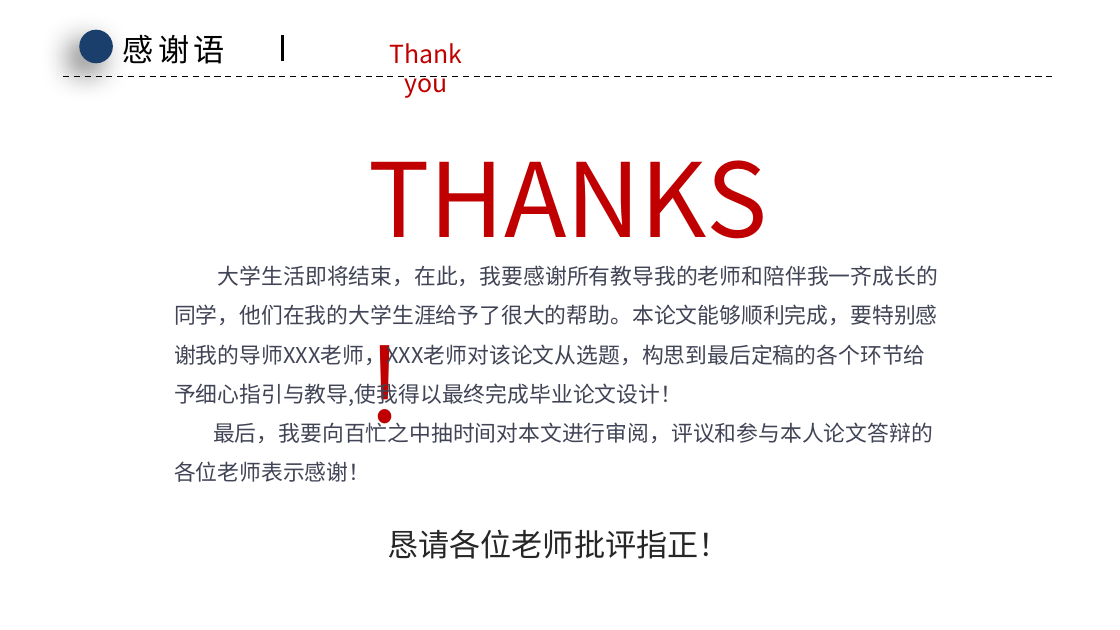
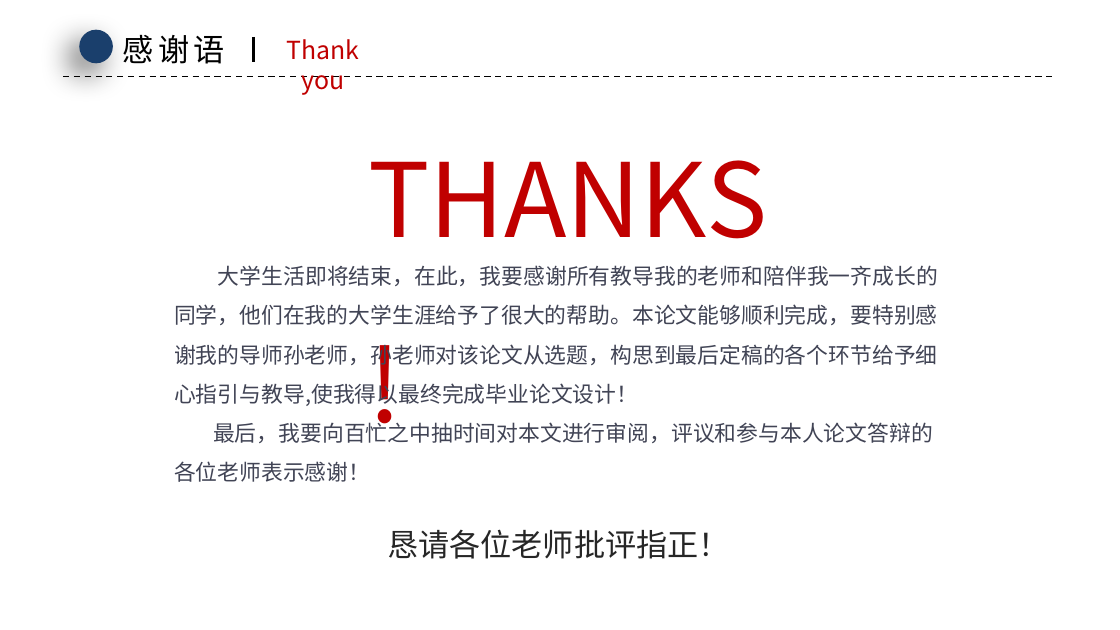
Before and after one commit to lixin2015y/graduation, a slide deck: slide 12 of 毕业答辩.pptx (slide 30 before the commit). Drawn at 1120x630 pixels with LibreOffice and Linux fonts; fonts in the diff are those of the drawing; background and template pictures are left out. Boxes give left, top, right and bottom in pixels: in the first picture for what was removed or moved away, otherwise in the second. Text is boxed around its words. In the diff, an @@ line names an element or a change of style, - is before the commit and + after.

```diff
--- a/毕业答辩.pptx
+++ b/毕业答辩.pptx
@@ text "Thank you": place and size @@
-text "Thank you" at [389, 43, 462, 98]
+text "Thank you" at [287, 39, 360, 95]
@@ line moved from (282, 36) - (282, 60) to (253, 37) - (253, 63) @@
@@ text at [174, 265, 938, 406]: text changed @@
-大学生活即将结束，在此，我要感谢所有教导我的老师和陪伴我一齐成长的同学，他们在我的大学生涯给予了很大的帮助。本论文能够顺利完成，要特别感谢我的导师XXX老师，XXX老师对该论文从选题，构思到最后定稿的各个环节给予细心指引与教导,使我得以最终完成毕业论文设计！
+大学生活即将结束，在此，我要感谢所有教导我的老师和陪伴我一齐成长的同学，他们在我的大学生涯给予了很大的帮助。本论文能够顺利完成，要特别感谢我的导师孙老师，孙老师对该论文从选题，构思到最后定稿的各个环节给予细心指引与教导,使我得以最终完成毕业论文设计！
```
Also in this commit, not shown: 4 other slides changed, 7 slides added, 26 slides removed, 2 other files.
